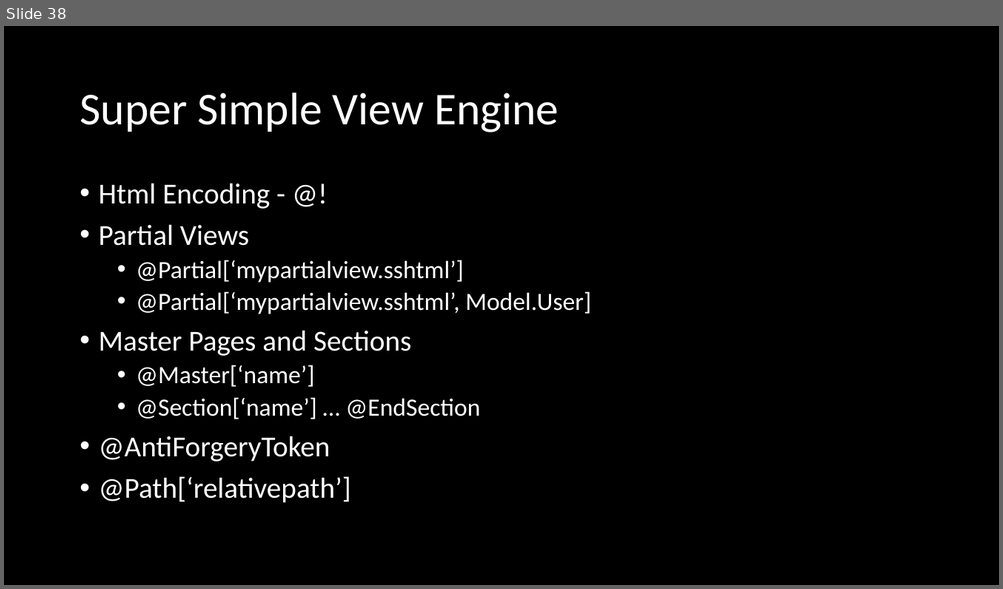
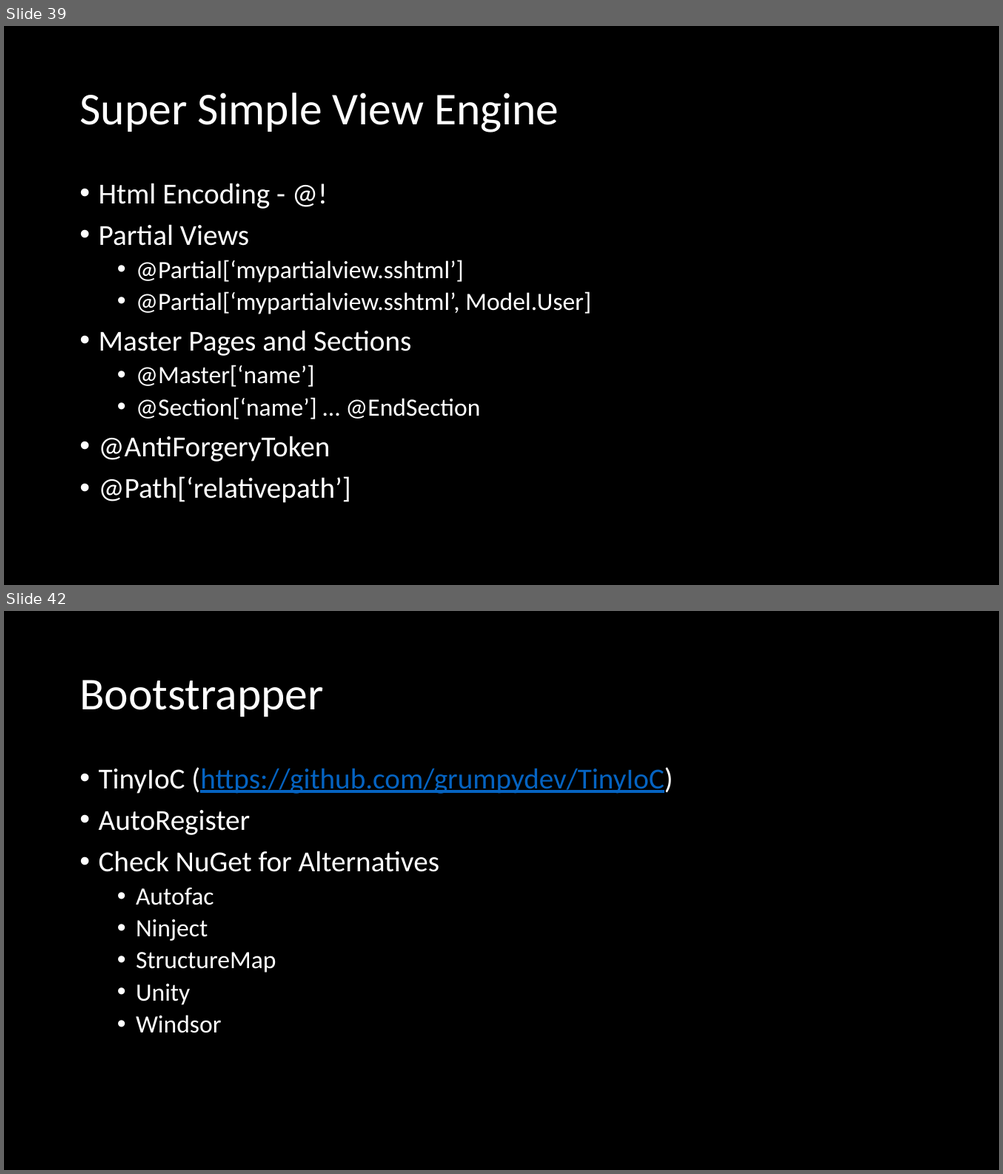
Before and after one commit to ifranto/Nancy-Workshop, a slide deck: SlideDeck.pptx. Shown one above the other, each under a label of ours: slide 38 before the commit, slides 39 and 42 after it; the slides between them are not shown. The pictures are 1003x589 and 1003x1174 pixels, drawn with LibreOffice and Linux fonts; fonts in the diff are those of the drawing. Boxes give left, top, right and bottom in pixels: in the first picture for what was removed or moved away, otherwise in the second. Text is boxed around its words. In the diff, an @@ line names an element or a change of style, - is before the commit and + after.

```diff
--- a/SlideDeck.pptx
+++ b/SlideDeck.pptx
@@ slide 42 added at [4, 611, 999, 1170], background #000000 @@
@@ title added at [79, 680, 323, 717], 44 pt, text #FFFFFF @@
+Bootstrapper
@@ text added at [99, 767, 672, 1034], 28 pt, text #FFFFFF @@
+• TinyIoC (https://github.com/grumpydev/TinyIoC)
+• AutoRegister
+• Check NuGet for Alternatives
+  • Autofac
+  • Ninject
+  • StructureMap
+  • Unity
+  • Windsor
@@ what was slide 38 is now slide 39 @@
```
Also in this commit, not shown: 13 other slides added.
